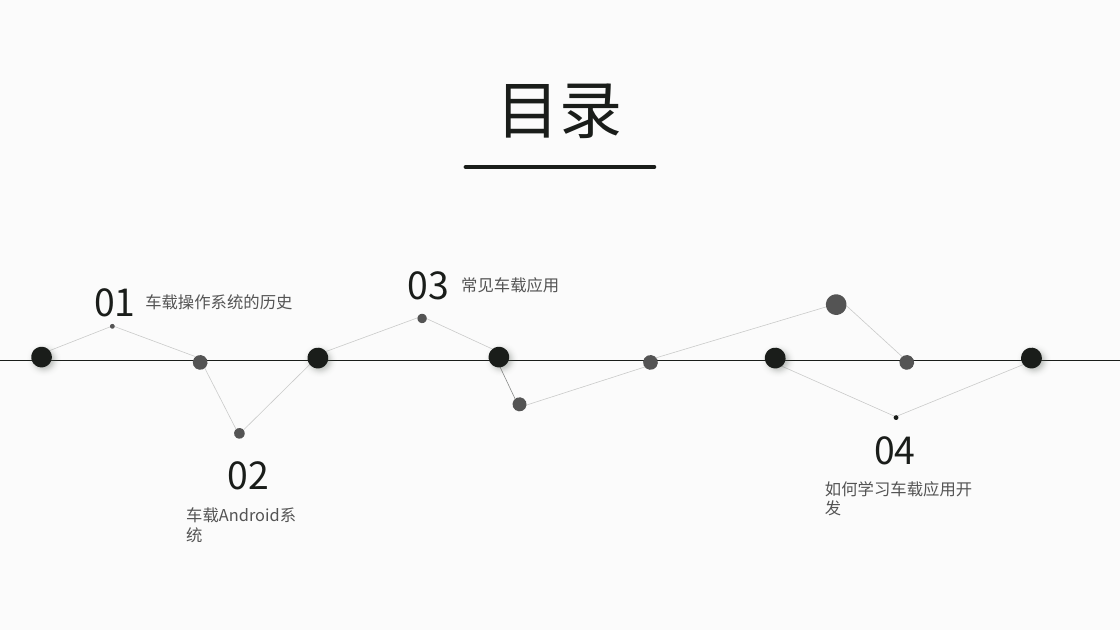
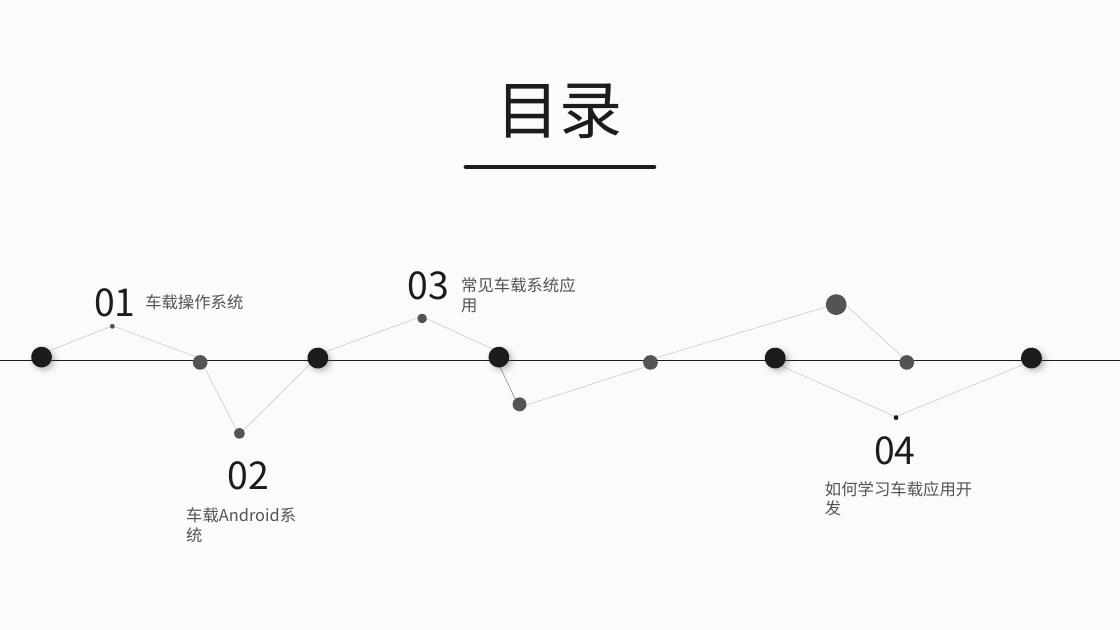
Before and after one commit to linxu-link/CarAndroidCourse, a slide deck: slide 2 of 01/01.走进车载 Android 系统.pptx. Drawn at 1120x630 pixels with LibreOffice and Linux fonts; fonts in the diff are those of the drawing. Boxes give left, top, right and bottom in pixels: in the first picture for what was removed or moved away, otherwise in the second. Text is boxed around its words. In the diff, an @@ line names an element or a change of style, - is before the commit and + after.

```diff
--- a/01/01.走进车载 Android 系统.pptx
+++ b/01/01.走进车载 Android 系统.pptx
@@ text at bbox=[145, 294, 243, 310]: text changed @@
-车载操作系统的历史
+车载操作系统
@@ text at bbox=[461, 277, 575, 312]: text changed @@
-常见车载应用
+常见车载系统应用
```
Also in this commit, not shown: 3 other slides changed, 26 slides added, 2 other files.
